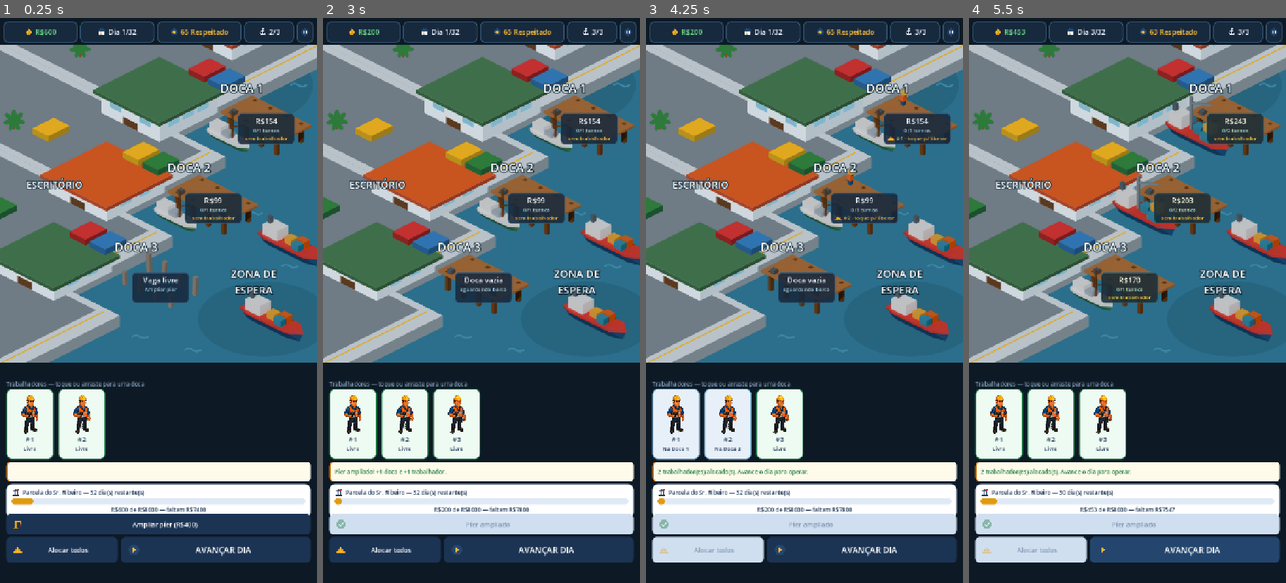
Above: before the commit, frames 1-4 (left to right).
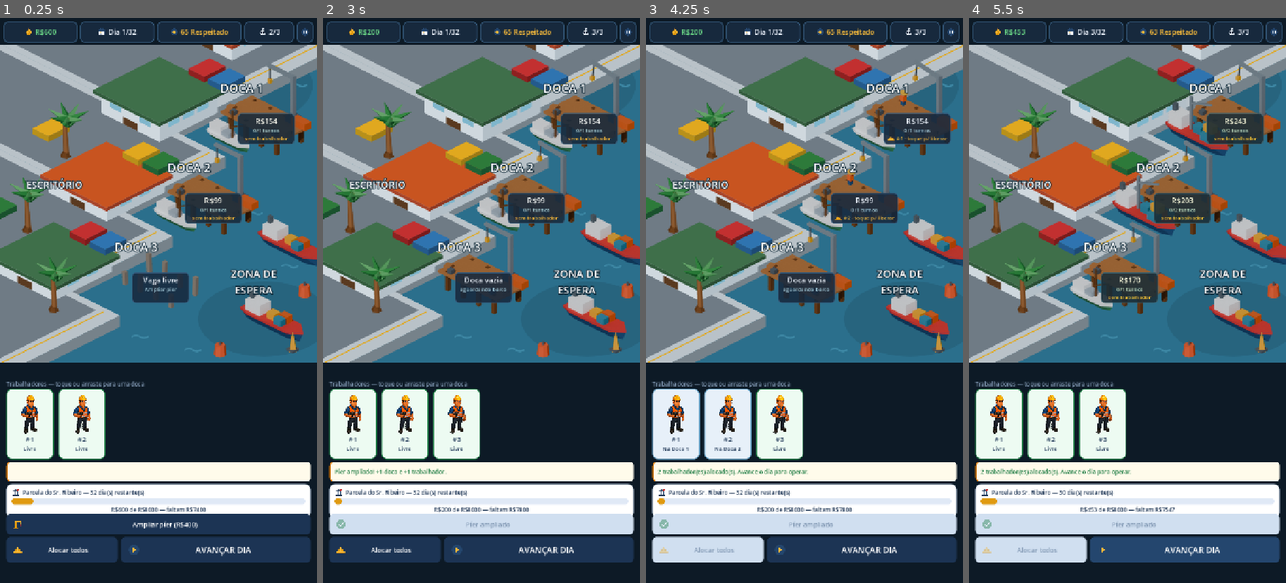
Above: after the commit, the same moments.

Repository: Brunoleon98/br-port
Game: Godot game, scene res://scenes/Main.tscn
Same seed, same stepped clock (60 frames per second), same inputs: the game is played once before the commit and once after it.
Inputs:
- Up to frame 1 (0.25 s): no input
- Up to frame 2 (3 s): click "Ampliar píer (R$400)" at 0.5 s; click "Alocar todos" at 1.25 s; click "AVANÇAR DIA" at 2 s; click "Comprar" at 2.75 s
- Up to frame 3 (4.25 s): click "Alocar todos" at 3.5 s
- Up to frame 4 (5.5 s): click "AVANÇAR DIA" at 4.25 s; click "AVANÇAR DIA" at 5 s

The runs differ from the first frame. In frame 1, 2.1% of the frame differs, in the area x 1-99%, y 4-61%; in frame 2, 2.4%; in frame 3, 2.2%; in frame 4, 2.4%.

Commit message:
Spend the scenery that was sitting unused
Twelve of the eighteen generated props were referenced by nothing. That was the
gap: the map had been migrated but never furnished.

The palms come off the map SVG and become props, which is the same call the
piers got — what moves cannot be baked into the background. They are low-poly
now instead of flat ellipses in a style nothing else uses, they sit where the
screen actually shows land rather than at its left edge where the old ones
were, and their crowns sway. The crown turns on the mast top, measured at
(256, 178) in the frame: turning it on the frame centre would swing it off the
trunk.

The waiting zone was an ellipse with a label. It has buoys and an anchorage
marker now, so it reads as somewhere boats wait.

A pier with nothing on it looks like scenery. There are crates and a container
on the planking, placed at the two ends because the chip covers the middle —
the first attempt put them dead centre and they were invisible.

The crane is what makes a wooden structure read as a port rather than a fishing
jetty. Base and mast are baked into the built pier; the jib stays a separate
piece because it is the part that turns, on a pivot measured at the mast top,
and each berth sweeps on its own phase so three cranes do not move as one
mechanism. An unbuilt berth has no crane, only the old piles.

gerar_mapa_iso.py grew --sem-coqueiros alongside --sem-pieres.

Still unused, and deliberately: galpao and galpao_velho, which would duplicate
the buildings the map already draws, and the standalone caixote and conteiner,
now baked into the pier.

42 assertions pass.

Co-Authored-By: Claude Opus 5 <noreply@anthropic.com>
Claude-Session: https://claude.ai/code/session_019u5RZ3eUcPEomcNVMuzr8K

Diff:
--- a/brport_vs/art/porto_mapa_iso.svg
+++ b/brport_vs/art/porto_mapa_iso.svg
@@ -98,59 +98,4 @@
   <polygon points="38.0,362.0 -10.0,386.0 -10.0,399.0 38.0,375.0" fill="#19512d"/>
   <polygon points="-46.0,368.0 -10.0,386.0 -10.0,399.0 -46.0,381.0" fill="#1f6236"/>
   <polygon points="2.0,344.0 38.0,362.0 -10.0,386.0 -46.0,368.0" fill="#2d7a3a"/>
-  <path d="M392.0,-108.0 l0,-22" stroke="#7a4d2a" stroke-width="4"/>
-  <g transform="translate(392.0,-130.0)">
-    <ellipse rx="6" ry="14" cy="-11" fill="#2d7a3a" transform="rotate(0)"/>
-    <ellipse rx="6" ry="14" cy="-11" fill="#2d7a3a" transform="rotate(51)"/>
-    <ellipse rx="6" ry="14" cy="-11" fill="#2d7a3a" transform="rotate(102)"/>
-    <ellipse rx="6" ry="14" cy="-11" fill="#2d7a3a" transform="rotate(153)"/>
-    <ellipse rx="6" ry="14" cy="-11" fill="#2d7a3a" transform="rotate(204)"/>
-    <ellipse rx="6" ry="14" cy="-11" fill="#2d7a3a" transform="rotate(255)"/>
-    <ellipse rx="6" ry="14" cy="-11" fill="#2d7a3a" transform="rotate(306)"/>
-    <ellipse rx="6" ry="14" cy="-11" fill="#2d7a3a" transform="rotate(357)"/>
-  </g>
-  <path d="M182.0,27.0 l0,-22" stroke="#7a4d2a" stroke-width="4"/>
-  <g transform="translate(182.0,5.0)">
-    <ellipse rx="6" ry="14" cy="-11" fill="#2d7a3a" transform="rotate(0)"/>
-    <ellipse rx="6" ry="14" cy="-11" fill="#2d7a3a" transform="rotate(51)"/>
-    <ellipse rx="6" ry="14" cy="-11" fill="#2d7a3a" transform="rotate(102)"/>
-    <ellipse rx="6" ry="14" cy="-11" fill="#2d7a3a" transform="rotate(153)"/>
-    <ellipse rx="6" ry="14" cy="-11" fill="#2d7a3a" transform="rotate(204)"/>
-    <ellipse rx="6" ry="14" cy="-11" fill="#2d7a3a" transform="rotate(255)"/>
-    <ellipse rx="6" ry="14" cy="-11" fill="#2d7a3a" transform="rotate(306)"/>
-    <ellipse rx="6" ry="14" cy="-11" fill="#2d7a3a" transform="rotate(357)"/>
-  </g>
-  <path d="M32.0,192.0 l0,-22" stroke="#7a4d2a" stroke-width="4"/>
-  <g transform="translate(32.0,170.0)">
-    <ellipse rx="6" ry="14" cy="-11" fill="#2d7a3a" transform="rotate(0)"/>
-    <ellipse rx="6" ry="14" cy="-11" fill="#2d7a3a" transform="rotate(51)"/>
-    <ellipse rx="6" ry="14" cy="-11" fill="#2d7a3a" transform="rotate(102)"/>
-    <ellipse rx="6" ry="14" cy="-11" fill="#2d7a3a" transform="rotate(153)"/>
-    <ellipse rx="6" ry="14" cy="-11" fill="#2d7a3a" transform="rotate(204)"/>
-    <ellipse rx="6" ry="14" cy="-11" fill="#2d7a3a" transform="rotate(255)"/>
-    <ellipse rx="6" ry="14" cy="-11" fill="#2d7a3a" transform="rotate(306)"/>
-    <ellipse rx="6" ry="14" cy="-11" fill="#2d7a3a" transform="rotate(357)"/>
-  </g>
-  <path d="M-118.0,357.0 l0,-22" stroke="#7a4d2a" stroke-width="4"/>
-  <g transform="translate(-118.0,335.0)">
-    <ellipse rx="6" ry="14" cy="-11" fill="#2d7a3a" transform="rotate(0)"/>
-    <ellipse rx="6" ry="14" cy="-11" fill="#2d7a3a" transform="rotate(51)"/>
-    <ellipse rx="6" ry="14" cy="-11" fill="#2d7a3a" transform="rotate(102)"/>
-    <ellipse rx="6" ry="14" cy="-11" fill="#2d7a3a" transform="rotate(153)"/>
-    <ellipse rx="6" ry="14" cy="-11" fill="#2d7a3a" transform="rotate(204)"/>
-    <ellipse rx="6" ry="14" cy="-11" fill="#2d7a3a" transform="rotate(255)"/>
-    <ellipse rx="6" ry="14" cy="-11" fill="#2d7a3a" transform="rotate(306)"/>
-    <ellipse rx="6" ry="14" cy="-11" fill="#2d7a3a" transform="rotate(357)"/>
-  </g>
-  <path d="M-208.0,522.0 l0,-22" stroke="#7a4d2a" stroke-width="4"/>
-  <g transform="translate(-208.0,500.0)">
-    <ellipse rx="6" ry="14" cy="-11" fill="#2d7a3a" transform="rotate(0)"/>
-    <ellipse rx="6" ry="14" cy="-11" fill="#2d7a3a" transform="rotate(51)"/>
-    <ellipse rx="6" ry="14" cy="-11" fill="#2d7a3a" transform="rotate(102)"/>
-    <ellipse rx="6" ry="14" cy="-11" fill="#2d7a3a" transform="rotate(153)"/>
-    <ellipse rx="6" ry="14" cy="-11" fill="#2d7a3a" transform="rotate(204)"/>
-    <ellipse rx="6" ry="14" cy="-11" fill="#2d7a3a" transform="rotate(255)"/>
-    <ellipse rx="6" ry="14" cy="-11" fill="#2d7a3a" transform="rotate(306)"/>
-    <ellipse rx="6" ry="14" cy="-11" fill="#2d7a3a" transform="rotate(357)"/>
-  </g>
 </svg>
--- a/brport_vs/scenes/Main.tscn
+++ b/brport_vs/scenes/Main.tscn
@@ -14,6 +14,10 @@
 [ext_resource type="Texture2D" path="res://art/icones/ampliar_pier.svg" id="ic_ampliar"]
 [ext_resource type="Texture2D" path="res://art/icones/avancar.svg" id="ic_avancar"]
 [ext_resource type="Texture2D" path="res://art/icones/trabalhador.svg" id="ic_trabalhador"]
+[ext_resource type="Texture2D" path="res://art/props/coqueiro_tronco.png" id="prop_coqueiro_tronco"]
+[ext_resource type="Texture2D" path="res://art/props/coqueiro_copa.png" id="prop_coqueiro_copa"]
+[ext_resource type="Texture2D" path="res://art/props/boia.png" id="prop_boia"]
+[ext_resource type="Texture2D" path="res://art/props/marcador.png" id="prop_marcador"]
 
 [sub_resource type="StyleBoxFlat" id="pilula"]
 bg_color = Color(0.09, 0.16, 0.24, 1)
@@ -220,6 +224,96 @@
 mouse_filter = 2
 texture = ExtResource("5")
 
+[node name="Cenario" type="Control" parent="MapaWrap"]
+layout_mode = 0
+offset_right = 720.0
+offset_bottom = 720.0
+mouse_filter = 2
+
+[node name="Coqueiro0Tronco" type="TextureRect" parent="MapaWrap/Cenario"]
+layout_mode = 0
+offset_left = -107.0
+offset_top = -5.5
+offset_right = 405.0
+offset_bottom = 506.5
+mouse_filter = 2
+texture = ExtResource("prop_coqueiro_tronco")
+
+[node name="Coqueiro0Copa" type="TextureRect" parent="MapaWrap/Cenario"]
+layout_mode = 0
+offset_left = -107.0
+offset_top = -5.5
+offset_right = 405.0
+offset_bottom = 506.5
+mouse_filter = 2
+pivot_offset = Vector2(256, 178)
+texture = ExtResource("prop_coqueiro_copa")
+
+[node name="Coqueiro1Tronco" type="TextureRect" parent="MapaWrap/Cenario"]
+layout_mode = 0
+offset_left = -194.0
+offset_top = 164.0
+offset_right = 318.0
+offset_bottom = 676.0
+mouse_filter = 2
+texture = ExtResource("prop_coqueiro_tronco")
+
+[node name="Coqueiro1Copa" type="TextureRect" parent="MapaWrap/Cenario"]
+layout_mode = 0
+offset_left = -194.0
+offset_top = 164.0
+offset_right = 318.0
+offset_bottom = 676.0
+mouse_filter = 2
+pivot_offset = Vector2(256, 178)
+texture = ExtResource("prop_coqueiro_copa")
+
+[node name="Coqueiro2Tronco" type="TextureRect" parent="MapaWrap/Cenario"]
+layout_mode = 0
+offset_left = -134.0
+offset_top = 344.0
+offset_right = 378.0
+offset_bottom = 856.0
+mouse_filter = 2
+texture = ExtResource("prop_coqueiro_tronco")
+
+[node name="Coqueiro2Copa" type="TextureRect" parent="MapaWrap/Cenario"]
+layout_mode = 0
+offset_left = -134.0
+offset_top = 344.0
+offset_right = 378.0
+offset_bottom = 856.0
+mouse_filter = 2
+pivot_offset = Vector2(256, 178)
+texture = ExtResource("prop_coqueiro_copa")
+
+[node name="Ancoragem0" type="TextureRect" parent="MapaWrap/Cenario"]
+layout_mode = 0
+offset_left = 409.0
+offset_top = 434.5
+offset_right = 921.0
+offset_bottom = 946.5
+mouse_filter = 2
+texture = ExtResource("prop_marcador")
+
+[node name="Ancoragem1" type="TextureRect" parent="MapaWrap/Cenario"]
+layout_mode = 0
+offset_left = 244.0
+offset_top = 443.5
+offset_right = 756.0
+offset_bottom = 955.5
+mouse_filter = 2
+texture = ExtResource("prop_boia")
+
+[node name="Ancoragem2" type="TextureRect" parent="MapaWrap/Cenario"]
+layout_mode = 0
+offset_left = 436.0
+offset_top = 310.0
+offset_right = 948.0
+offset_bottom = 822.0
+mouse_filter = 2
+texture = ExtResource("prop_boia")
+
 [node name="Docas" type="Control" parent="MapaWrap"]
 layout_mode = 0
 offset_right = 720.0
--- a/brport_vs/scenes/dock/Dock.tscn
+++ b/brport_vs/scenes/dock/Dock.tscn
@@ -1,9 +1,10 @@
-[gd_scene load_steps=6 format=3]
+[gd_scene load_steps=7 format=3]
 
 [ext_resource type="Script" path="res://scripts/Dock.gd" id="1"]
 [ext_resource type="Texture2D" path="res://art/icones/rival.svg" id="ic_rival"]
 [ext_resource type="Texture2D" path="res://art/icones/trabalhador.svg" id="ic_trabalhador"]
 [ext_resource type="Texture2D" path="res://art/props/trabalhador.png" id="prop_trabalhador"]
+[ext_resource type="Texture2D" path="res://art/props/guindaste_lanca.png" id="prop_lanca"]
 
 [sub_resource type="StyleBoxFlat" id="chip"]
 bg_color = Color(0.09, 0.16, 0.24, 0.88)
@@ -42,6 +43,17 @@
 offset_right = 328.0
 offset_bottom = 382.0
 mouse_filter = 2
+
+[node name="Lanca" type="TextureRect" parent="."]
+layout_mode = 0
+offset_left = -100.0
+offset_top = -172.0
+offset_right = 412.0
+offset_bottom = 340.0
+pivot_offset = Vector2(318, 145)
+mouse_filter = 2
+visible = false
+texture = ExtResource("prop_lanca")
 
 [node name="Trabalhador" type="TextureRect" parent="."]
 layout_mode = 0
--- a/brport_vs/scripts/Dock.gd
+++ b/brport_vs/scripts/Dock.gd
@@ -47,10 +47,12 @@
 var _tw_chegada: Tween
 var _tw_pulso: Tween
 var _tw_trabalho: Tween
+var _tw_lanca: Tween
 
 @onready var _pier: TextureRect = $Pier
 @onready var _barco: TextureRect = $Barco
 @onready var _trabalhador_prop: TextureRect = $Trabalhador
+@onready var _lanca: TextureRect = $Lanca
 @onready var _chip: PanelContainer = $Chip
 @onready var _valor: Label = $Chip/Coluna/Valor
 @onready var _progresso: Label = $Chip/Coluna/ProgressoLinha/Progresso
@@ -93,6 +95,9 @@
 	_pulsar_chip(false)
 
 	# Vaga ainda não construída: estacas velhas, sem barco.
+	# A lança só existe onde há píer: numa vaga por construir há só estacas.
+	_mostrar_lanca(esta_construida())
+
 	if not esta_construida():
 		_pier.texture = ArtePierVazio
 		_parar_barco()
@@ -257,3 +262,20 @@
 		_trabalhador_base.y - 3.0, 0.42).set_trans(Tween.TRANS_SINE)
 	_tw_trabalho.tween_property(_trabalhador_prop, "position:y",
 		_trabalhador_base.y, 0.42).set_trans(Tween.TRANS_SINE)
+
+
+# A lança do guindaste varre devagar. É o único movimento do porto que não
+# depende de haver barco — dá sinal de vida a uma doca vazia.
+func _mostrar_lanca(ligado: bool) -> void:
+	_lanca.visible = ligado
+	if _tw_lanca != null and _tw_lanca.is_valid():
+		_tw_lanca.kill()
+	if not ligado:
+		return
+	# Fase por doca, senão as três varrem como um só mecanismo.
+	var fase := 0.9 * float(max(dock_index, 0))
+	_tw_lanca = create_tween().set_loops()
+	if fase > 0.0:
+		_tw_lanca.tween_interval(fase)
+	_tw_lanca.tween_property(_lanca, "rotation", 0.13, 3.4).set_trans(Tween.TRANS_SINE)
+	_tw_lanca.tween_property(_lanca, "rotation", -0.05, 3.4).set_trans(Tween.TRANS_SINE)
--- a/brport_vs/scripts/Main.gd
+++ b/brport_vs/scripts/Main.gd
@@ -62,6 +62,7 @@
 	_connect_game_state()
 	_refresh_all()
 	_animar_ancorados()
+	_animar_coqueiros()
 
 	# Se o jogo carregou de um save já em rival_offer/debt_payment, reabre o painel certo.
 	if GameState.phase == "rival_offer" and GameState.pending_rival_dock >= 0:
@@ -93,6 +94,32 @@
 		i += 1
 
 
+# A copa gira no TOPO DO TRONCO, não no centro do quadro: o pivot_offset da
+# cena está em (256, 178), que é onde as duas peças se encontram. Girar pelo
+# centro faria a copa descrever um arco e descolar do tronco.
+#
+# Cada uma com sua duração e sua fase — coqueiros em sincronia denunciam que é
+# a mesma animação repetida.
+func _animar_coqueiros() -> void:
+	var cenario := $MapaWrap.get_node_or_null("Cenario")
+	if cenario == null:
+		return
+	var duracoes := [2.6, 3.1, 2.9]
+	var fases := [0.0, 1.1, 0.5]
+	var i := 0
+	for no in cenario.get_children():
+		if not String(no.name).ends_with("Copa"):
+			continue
+		var amplitude := 0.035 if i % 2 == 0 else -0.035
+		var dur: float = duracoes[i % duracoes.size()]
+		var tw := no.create_tween().set_loops()
+		if fases[i % fases.size()] > 0.0:
+			tw.tween_interval(fases[i % fases.size()])
+		tw.tween_property(no, "rotation", amplitude, dur).set_trans(Tween.TRANS_SINE)
+		tw.tween_property(no, "rotation", -amplitude, dur).set_trans(Tween.TRANS_SINE)
+		i += 1
+
+
 func _connect_game_state() -> void:
 	GameState.cash_changed.connect(func(_v): _refresh_hud())
 	GameState.reputation_changed.connect(func(_v): _refresh_hud())
Binary file changed: brport_vs/art/props/guindaste_lanca.png
Binary file changed: brport_vs/art/props/pier_ampliado.png
Binary file changed: brport_vs/art/props/pier_construido.png
Not shown, changed: docs/ESTADO_DO_PROJETO.md
Not shown, changed: tools/gerar_mapa_iso.py
Not shown, changed: tools/gerar_props_iso.py
